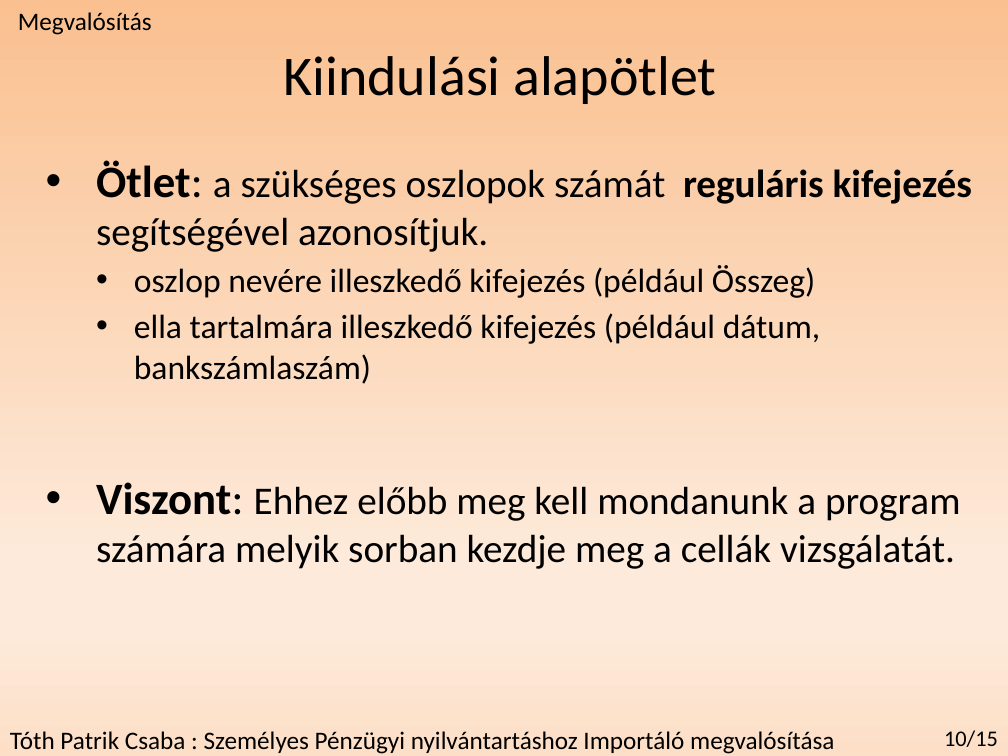
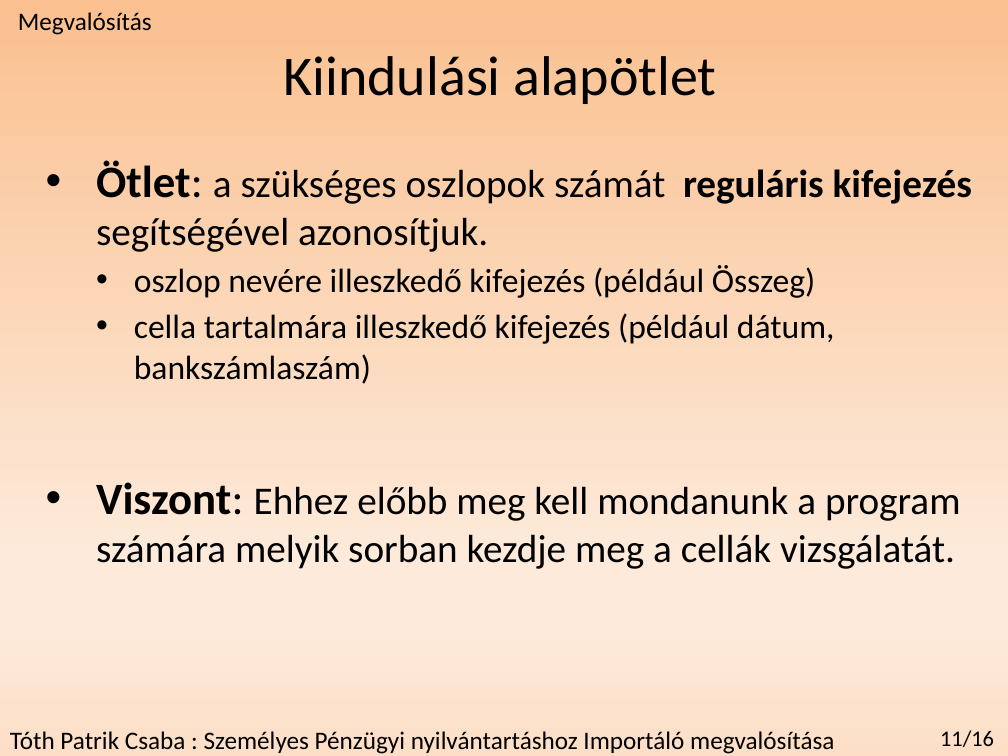
Before and after one commit to redizaar/MoneyManager, a slide deck: slide 12 of féléveselőadás_szakdoga.pptx (slide 11 before the commit). Drawn at 1008x756 pixels with LibreOffice and Linux fonts; fonts in the diff are those of the drawing. Boxes give left, top, right and bottom in pixels: in the first picture for what was removed or moved away, otherwise in the second. Text is boxed around its words. In the diff, an @@ line names an element or a change of style, - is before the commit and + after.

```diff
--- a/féléveselőadás_szakdoga.pptx
+++ b/féléveselőadás_szakdoga.pptx
@@ text at (x1=134, y1=313, x2=834, y2=384): text changed @@
-  • ella tartalmára illeszkedő kifejezés (például dátum, bankszámlaszám)
+  • cella tartalmára illeszkedő kifejezés (például dátum, bankszámlaszám)
@@ text added at (x1=940, y1=730, x2=994, y2=747), 16 pt, text #000000 @@
+11/16
@@ text removed at (x1=944, y1=730, x2=998, y2=747) @@
-10/15
```
Also in this commit, not shown: 15 other slides changed.
